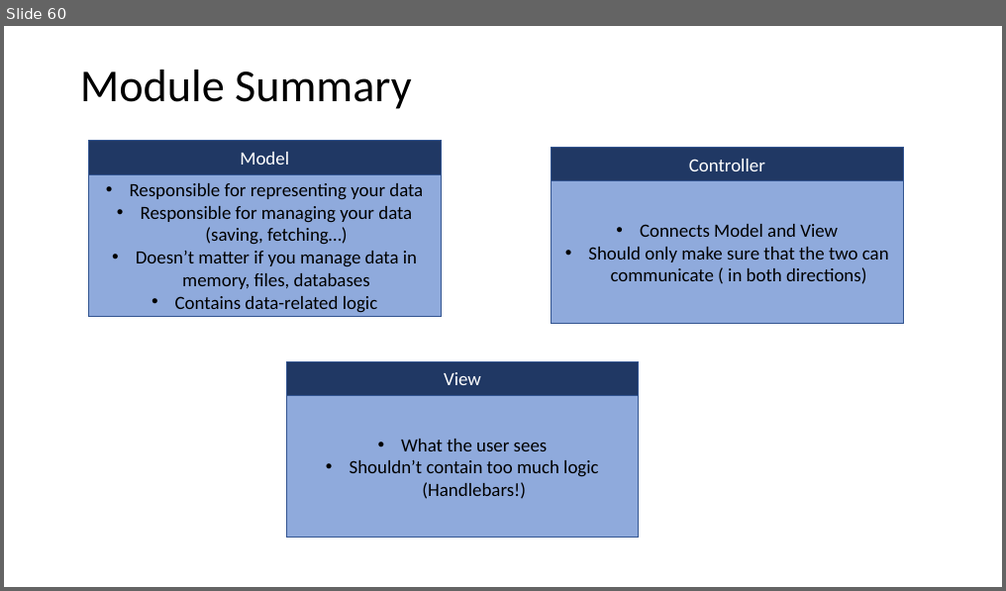
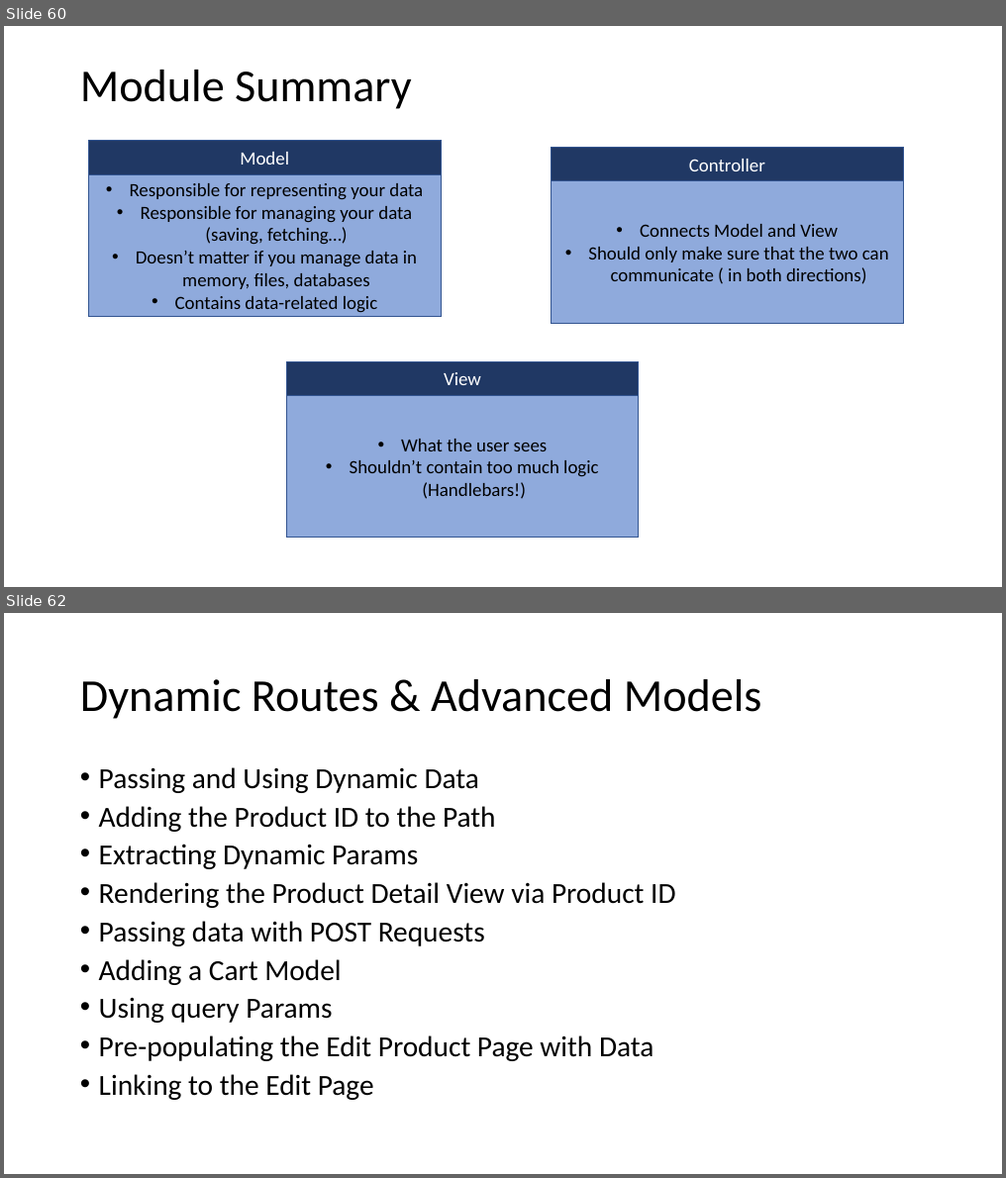
Before and after one commit to PiyushChaturvedii/Batch04, a slide deck: What is Node.pptx. Shown one above the other, each under a label of ours: slide 60 before the commit, slides 60 and 62 after it; the slides between them are not shown. The pictures are 1006x591 and 1006x1178 pixels, drawn with LibreOffice and Linux fonts; fonts in the diff are those of the drawing. Boxes give left, top, right and bottom in pixels: in the first picture for what was removed or moved away, otherwise in the second. Text is boxed around its words. In the diff, an @@ line names an element or a change of style, - is before the commit and + after.

```diff
--- a/What is Node.pptx
+++ b/What is Node.pptx
@@ slide 62 added at (4, 613, 1002, 1174), background #FFFFFF @@
@@ title added at (80, 679, 762, 719), 44 pt, text #000000 @@
+Dynamic Routes & Advanced Models
@@ text added at (99, 767, 675, 1100), 28 pt, text #000000 @@
+• Passing and Using Dynamic Data
+• Adding the Product ID to the Path
+• Extracting Dynamic Params
+• Rendering the Product Detail View via Product ID
+• Passing data with POST Requests
+• Adding a Cart Model
+• Using query Params
+• Pre-populating the Edit Product Page with Data
+• Linking to the Edit Page
```
Also in this commit, not shown: 1 slide changed, 30 other files.
